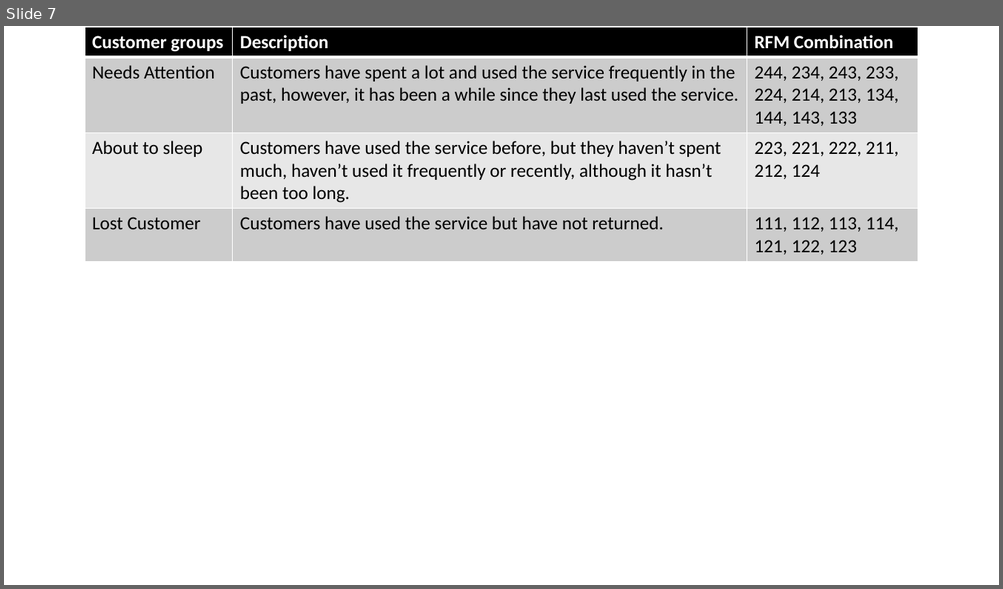
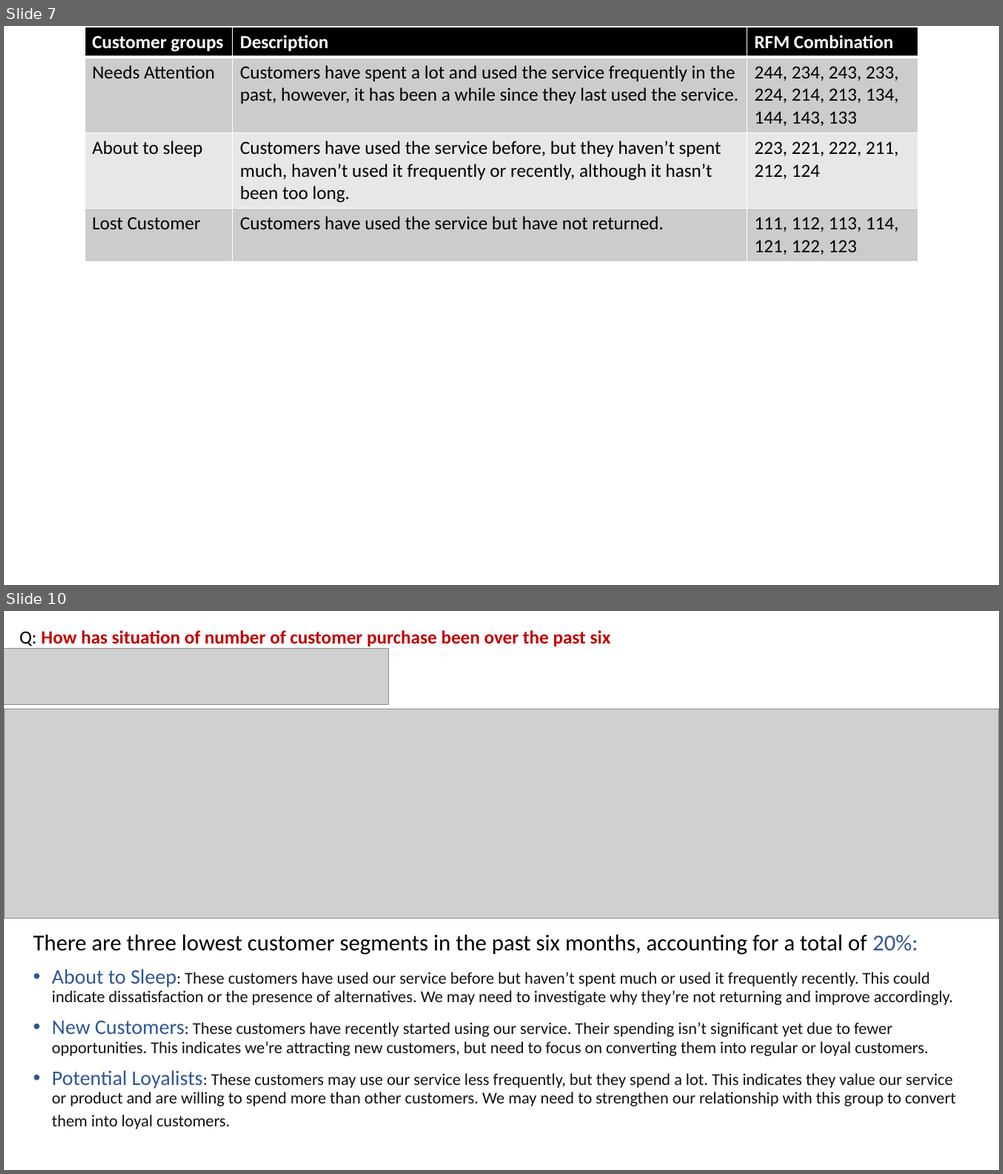
Before and after one commit to hauct/RFM-Customer-Segmentation, a slide deck: report/customer_segment_report.pptx. Shown one above the other, each under a label of ours: slide 7 before the commit, slides 7 and 10 after it; the slides between them are not shown. The pictures are 1003x589 and 1003x1174 pixels, drawn with LibreOffice and Linux fonts; fonts in the diff are those of the drawing; grey boxes stand for pictures. Boxes give left, top, right and bottom in pixels: in the first picture for what was removed or moved away, otherwise in the second. Text is boxed around its words. In the diff, an @@ line names an element or a change of style, - is before the commit and + after.

```diff
--- a/report/customer_segment_report.pptx
+++ b/report/customer_segment_report.pptx
@@ slide 10 added at <box>4,611,999,1170</box>, background #FFFFFF @@
@@ text added at <box>20,630,611,647</box>, 18 pt, text #C00000, bold @@
+Q: How has situation of number of customer purchase been over the past six months?
@@ picture added at <box>4,648,388,705</box> @@
@@ picture added at <box>4,709,999,918</box> @@
@@ text added at <box>33,934,956,1130</box>, 16 pt, text #111111 @@
+There are three lowest customer segments in the past six months, accounting for a total of 20%:
+• About to Sleep: These customers have used our service before but haven’t spent much or used it frequently recently. This could indicate dissatisfaction or the presence of alternatives. We may need to investigate why they’re not returning and improve accordingly.
+• New Customers: These customers have recently started using our service. Their spending isn’t significant yet due to fewer opportunities. This indicates we’re attracting new customers, but need to focus on converting them into regular or loyal customers.
+• Potential Loyalists: These customers may use our service less frequently, but they spend a lot. This indicates they value our service or product and are willing to spend more than other customers. We may need to strengthen our relationship with this group to convert them into loyal customers.
```
Also in this commit, not shown: 1 slide changed, 2 other slides added, 3 other files.
